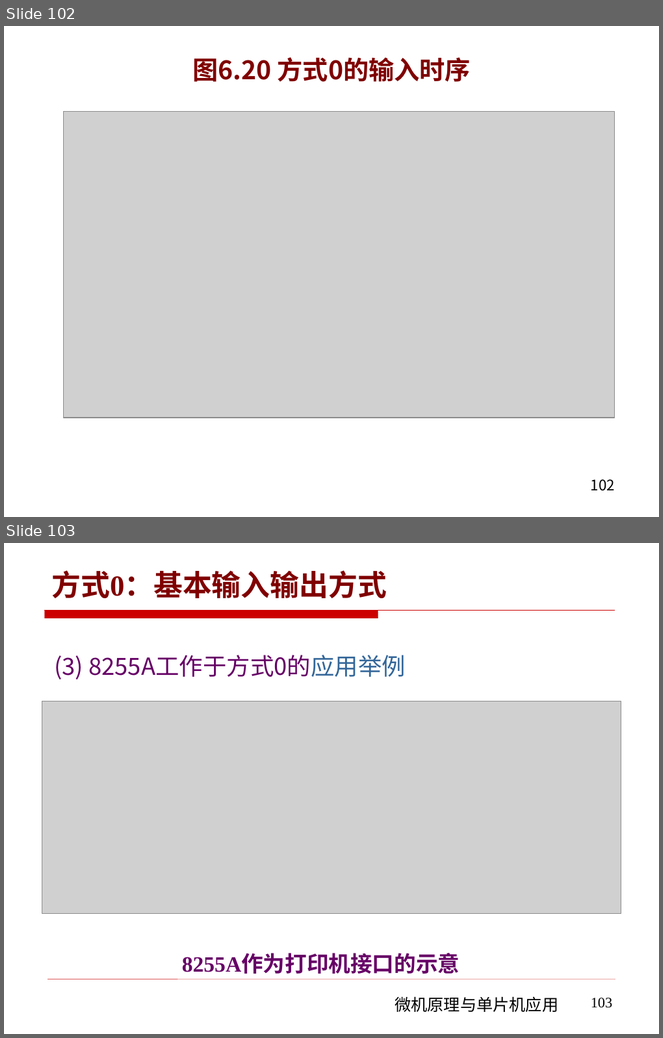
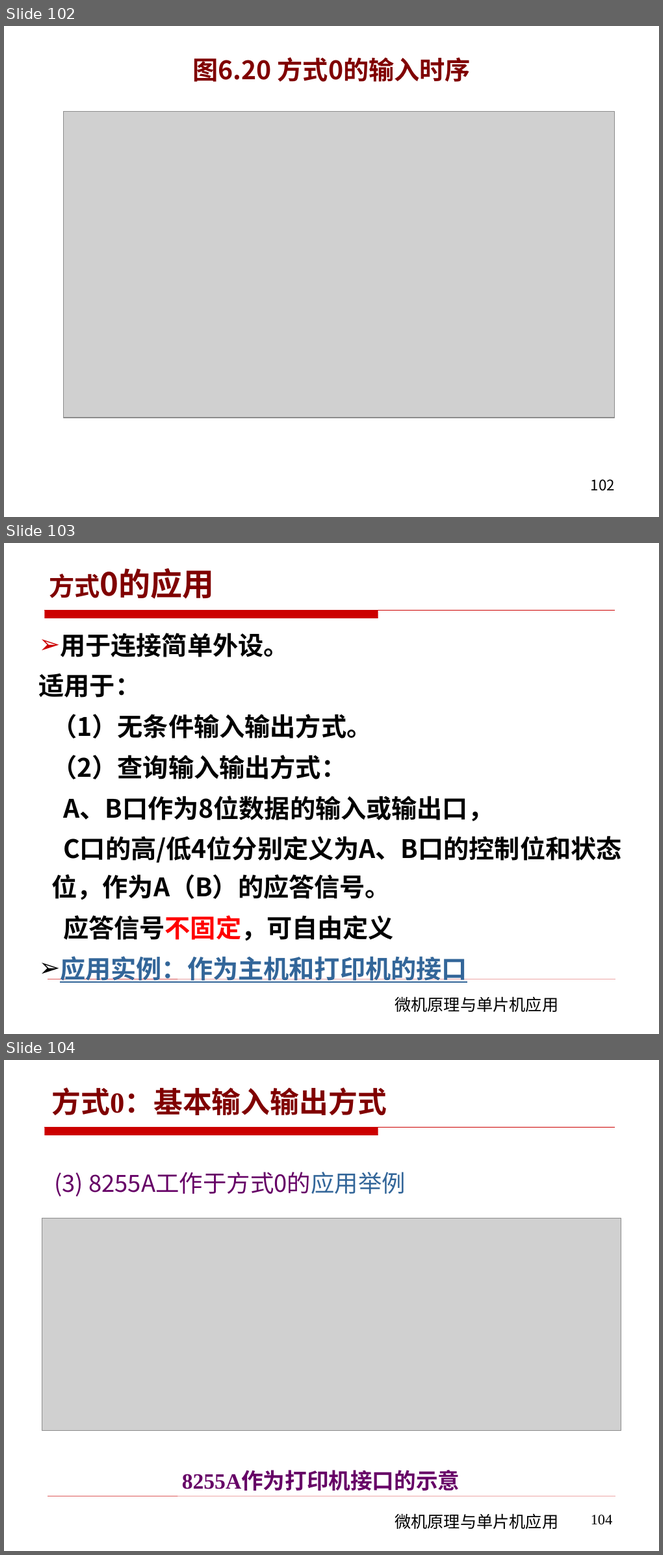
Before and after one commit to rshouc/Microcomputer, a slide deck: PPT/The Principle of Microcomputer/第六章 微机原理（串并行通信和接口技术) .pptx. Shown one above the other, each under a label of ours: slides 102 and 103 before the commit, slides 102, 103 and 104 after it. The pictures are 663x1038 and 663x1555 pixels, drawn with LibreOffice and Linux fonts; fonts in the diff are those of the drawing; grey boxes stand for pictures; background and template pictures are left out. Boxes give left, top, right and bottom in pixels: in the first picture for what was removed or moved away, otherwise in the second. Text is boxed around its words. In the diff, an @@ line names an element or a change of style, - is before the commit and + after.

```diff
--- a/PPT/The Principle of Microcomputer/第六章 微机原理（串并行通信和接口技术) .pptx
+++ b/PPT/The Principle of Microcomputer/第六章 微机原理（串并行通信和接口技术) .pptx
@@ slide 103 added at (4, 543, 659, 1034), background #FFFFFF; not listed: 3 template elements that a slide beside it also shows @@
@@ title added at (50, 568, 215, 599), 35 pt, text #800000, bold @@
+方式0的应用
@@ text added at (39, 633, 622, 983), 28 pt, text #000000, bold @@
+➢ 用于连接简单外设。
+适用于：
+  （1）无条件输入输出方式。
+  （2）查询输入输出方式：
+  A、B口作为8位数据的输入或输出口，
+  C口的高/低4位分别定义为A、B口的控制位和状态 位，作为A（B）的应答信号。
+  应答信号不固定，可自由定义
+➢ 应用实例：作为主机和打印机的接口
@@ what was slide 103 is now slide 104 @@
@@ page number at (591, 1515, 613, 1525): text changed @@
-103
+104
```
Also in this commit, not shown: 1 slide changed, 3 other files.
